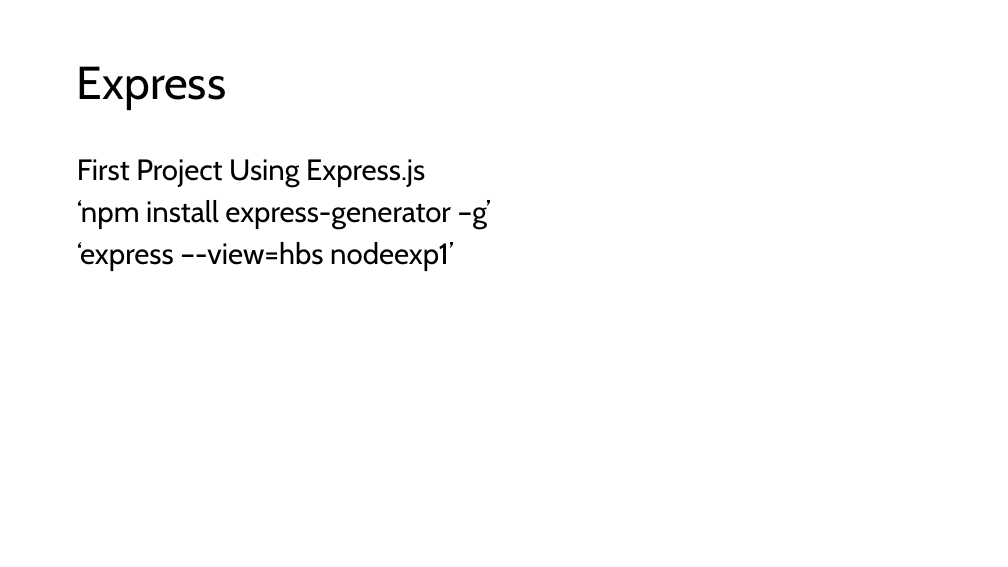
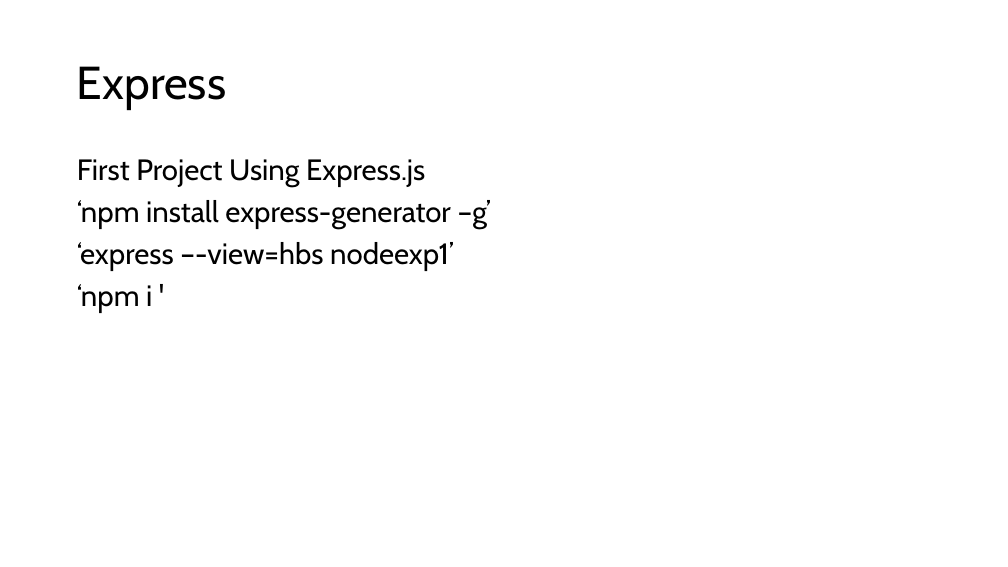
Before and after one commit to PiyushChaturvedii/Batch05, a slide deck: slide 44 of node/Nodejs.pptx. Drawn at 1008x567 pixels with LibreOffice and Linux fonts; fonts in the diff are those of the drawing. Boxes give left, top, right and bottom in pixels: in the first picture for what was removed or moved away, otherwise in the second. Text is boxed around its words. In the diff, an @@ line names an element or a change of style, - is before the commit and + after.

```diff
--- a/node/Nodejs.pptx
+++ b/node/Nodejs.pptx
@@ text at [77,284,152,313]: paragraph added @@
+‘npm i '
```
Also in this commit, not shown: 1 other file.
